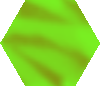
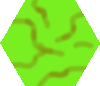
Layer changes from the first 100 x 86 image to the second:
painted on "Hills" over [0, 0, 95, 86]
